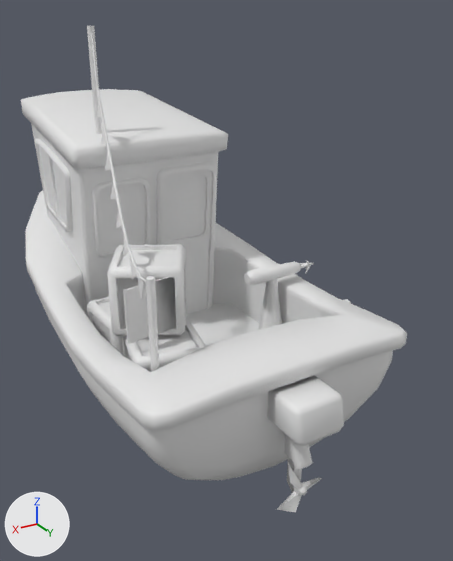
An edit to the FBX model Assets/Game/Models/Boat.fbx, drawn before and after from the same camera.
Both versions are drawn from a 50 mm lens placed at (1.1, 2.48, 1.48), pointed at (-0.23, 0.27, 0.37). Every picture has the same lights, and +X, +Y and +Z are marked at lower left. Where no turn or scale is listed for an object, it has been applied to the vertices. Vertices at the same position are counted once.

Objects in the first picture: 'Boat', 'Engine', 'Inventory'.
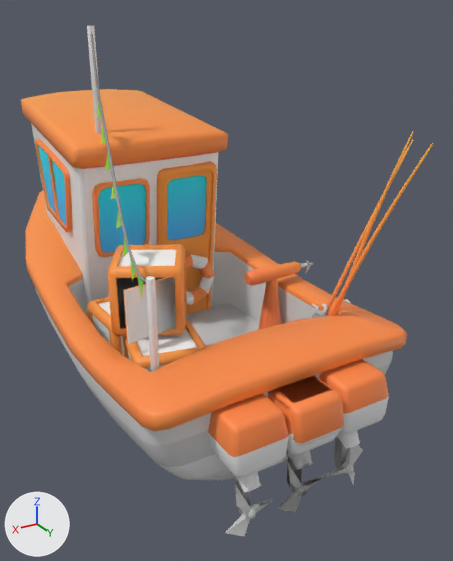
Where the newer file only moved an object's origin or applied its transform, the numbers keep the older frame.

Patch to the scene script:
```diff
--- a/Assets/Game/Models/Boat.fbx.py
+++ b/Assets/Game/Models/Boat.fbx.py
@@ mat_material @@
 mat_material = principled_material('Material')
-mat_material.base_color = (0.8, 0.8, 0.8)  # white #e7e7e7
+mat_material.texture = img_gradients_png
@@ me_cube_006 @@
-me_cube_006.from_pydata(...)  # 104 vertices, 101 faces; spans x -0.109..0.094, y 1.056..1.239, z -0.12..0.358
+me_cube_006.from_pydata(...)  # 112 vertices, 106 faces; spans x -0.109..0.107, y 1.042..1.215, z -0.12..0.358
+# me_cube_006 part 4
+# 2 vertices are removed from x -0.094..0.094, y 1.056, z 0.25
+# 15 faces are deleted
+# 12 vertices in x -0.088..0.088, y 1.183..1.239, z 0.226..0.25 move by (0.0, -0.024, -0.05)
+# 10 vertices in x -0.094..0.094, y 1.2..1.221, z 0.341..0.358 move by (0.0, -0.024, 0.0)
+# 8 vertices in x -0.039..0.039, y 1.056..1.161, z 0.216 move by (0.0, 0.0, -0.042)
+# 4 vertices in x -0.088..0.088, y 1.056, z 0.226..0.236 move by (0.0, 0.0, -0.05)
+# 4 vertices in x -0.088..0.088, y 1.203..1.226, z 0.236 move by (0.0, -0.025, -0.05)
+# 4 vertices in x -0.086..0.086, y 1.212..1.214, z 0.351..0.354 move by (0.0, -0.025, 0.0)
+# 2 vertices move from x -0.094..0.094, y 1.221, z 0.25 to x -0.107..0.107, y 1.191, z 0.27
+# 10 vertices are added at x -0.107..0.107, y 1.042..1.211, z 0.2..0.271
+# 18 new faces join them
+# me_cube_006 part 5: 83 kept faces spanning x -0.109..0.094, y 1.056..1.215, z -0.12..0.358 get new texture (UV) coordinates
 me_cube_006.materials.append(mat_material)
@@ me_cube_003 @@
-me_cube_003.from_pydata(...)  # 1057 vertices, 962 faces; spans x -0.6..0.54, y -1.16..1.1, z -0.1..1.42
+me_cube_003.from_pydata(...)  # 1160 vertices, 1055 faces; spans x -0.6..0.54, y -1.16..1.1, z -0.1..1.42
+# me_cube_003 part 1: a new loose piece of 48 vertices spanning x -0.29..-0.03, y 0.03..0.08, z 0.18..0.44, in mat_material (picture img_gradients_png)
+# me_cube_003 part 2
+# 9 vertices are removed from x -0.3..0.3, y -0.65..-0.63, z 0.26..0.27
+# 214 faces are deleted
+# 203 new faces join them
+# me_cube_003 part 3: 951 kept faces spanning x -0.6..0.54, y -1.16..1.1, z -0.1..1.42 get new texture (UV) coordinates
 me_cube_003.materials.append(mat_material)
@@ ob_inventory @@
-ob_inventory = bpy.data.objects.new('Inventory', me_cube_007)
@@ ob_inventorylvl1 @@
+ob_inventorylvl1 = bpy.data.objects.new('InventoryLvl1', me_cube_007_1)  # 72 vertices, 74 faces; spans x 0.078..0.396, y 0.434..0.751, z 0.09..0.362; in mat_material (picture img_gradients_png)
+ob_inventorylvl1.location = (0.0, 0.0, 0.0)
@@ ob_enginelvl1 @@
+ob_enginelvl1 = bpy.data.objects.new('EngineLvl1', me_cube_006_1)  # 104 vertices, 103 faces; spans x -0.109..0.094, y 1.056..1.239, z -0.12..0.358; in mat_material (picture img_gradients_png)
+ob_enginelvl1.location = (0.0, 0.0, 0.0)
@@ ob_fishinglvl2 @@
+ob_fishinglvl2 = bpy.data.objects.new('FishingLvl2', me_cylinder_001)  # 72 vertices, 62 faces; spans x -0.44..0.007, y -0.036..0.073, z -0.003..0.932; in mat_material (picture img_gradients_png)
+ob_fishinglvl2.location = (-0.257, 0.755, 0.109)
@@ ob_fishinglvl1 @@
+ob_fishinglvl1 = bpy.data.objects.new('FishingLvl1', me_cylinder)  # 72 vertices, 62 faces; spans x -0.278..0.007, y -0.027..0.128, z -0.001..0.986; in mat_material (picture img_gradients_png)
+ob_fishinglvl1.location = (-0.322, 0.788, 0.109)
@@ ob_enginelvl3 @@
+ob_enginelvl3 = bpy.data.objects.new('EngineLvl3', me_cube_012)  # 224 vertices, 212 faces; spans x -0.317..0.317, y 1.042..1.215, z -0.12..0.358; in mat_material (picture img_gradients_png)
+ob_enginelvl3.location = (0.0, 0.0, 0.0)
@@ ob_fishinglvl3 @@
+ob_fishinglvl3 = bpy.data.objects.new('FishingLvl3', me_cylinder_002)  # 72 vertices, 62 faces; spans x -0.295..0.006, y -0.011..0.267, z -0.002..0.954; in mat_material (picture img_gradients_png)
+ob_fishinglvl3.location = (-0.286, 0.758, 0.12)
@@ ob_inventorylvl2 @@
+ob_inventorylvl2 = bpy.data.objects.new('InventoryLvl2', me_cube_009)  # 72 vertices, 74 faces; spans x 0.096..0.378, y 0.115..0.398, z 0.09..0.362; in mat_material (picture img_gradients_png)
+ob_inventorylvl2.location = (0.0, 0.0, 0.0)
@@ ob_inventorylvl3 @@
+ob_inventorylvl3 = bpy.data.objects.new('InventoryLvl3', me_cube_008)  # 82 vertices, 83 faces; spans x 0.04..0.395, y 0.259..0.621, z 0.362..0.634; in mat_material (picture img_gradients_png)
+ob_inventorylvl3.location = (0.0, 0.0, 0.0)
```

What differs and where, as boxes (x1, y1, x2, y2) in the pictures (453 x 561 px; the box of a moved part takes in the faces that stretch with it):
'Boat', surface changed, reshaped (white to orange): (21, 26, 407, 480) in both
'EngineLvl3', added: after (208, 359, 389, 536)
'Inventory', deleted: before (87, 244, 205, 372)
'InventoryLvl3', added: after (107, 244, 187, 344)
'Engine', surface changed, reshaped (white to orange): before (267, 375, 344, 513); after (268, 377, 338, 454)
'EngineLvl1', added: after (269, 375, 344, 513)
'InventoryLvl1', added: after (123, 320, 205, 372)
'InventoryLvl2', added: after (87, 297, 124, 356)
'FishingLvl3', added (orange): after (318, 143, 434, 317)
'FishingLvl1', added (orange): after (324, 131, 414, 316)
'FishingLvl2', added (orange): after (311, 140, 413, 318)
part 1 of me_cube_003, added: after (186, 254, 215, 305)
part 2 of me_cube_003, moved or reshaped: (35, 32, 150, 283) in both
part 3 of me_cube_003, surface changed (white to orange): (21, 26, 407, 479) in both
part 4 of me_cube_006, moved or reshaped: before (267, 375, 344, 446); after (268, 377, 338, 454)
part 5 of me_cube_006, surface changed: before (277, 439, 322, 513)
